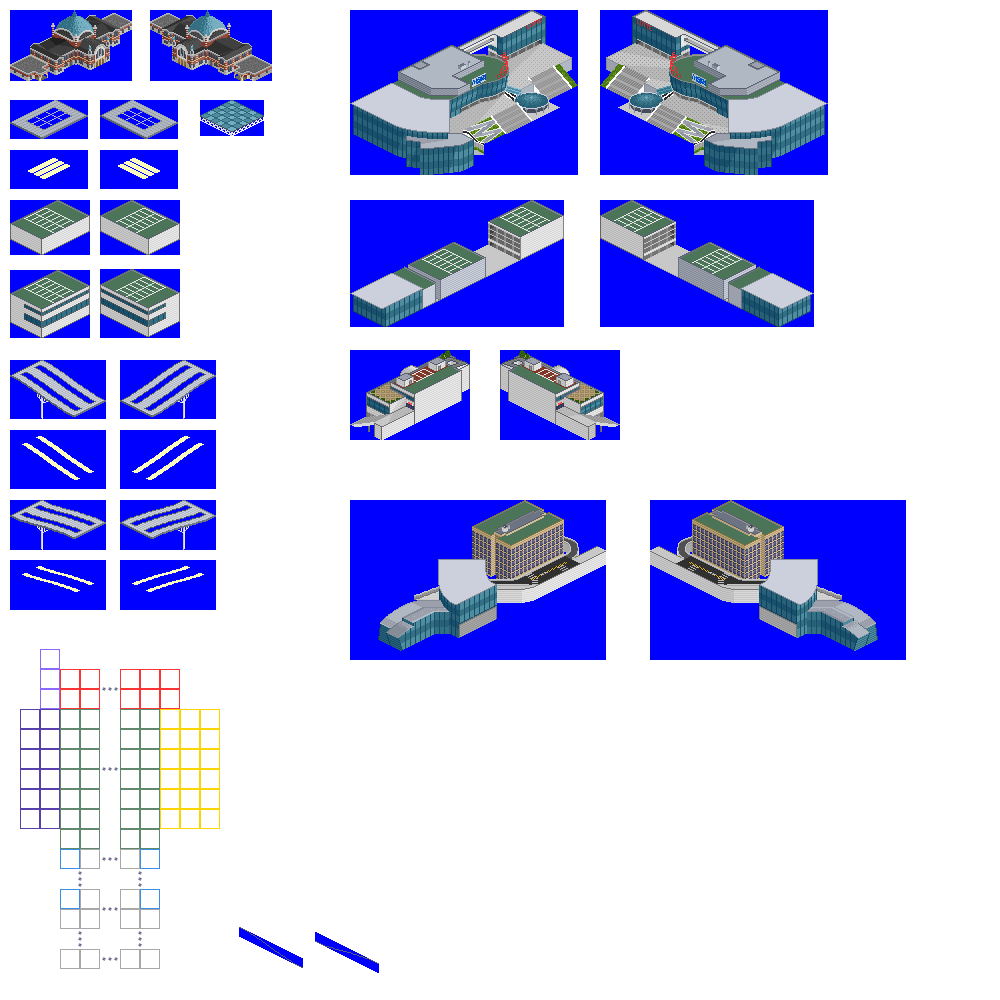
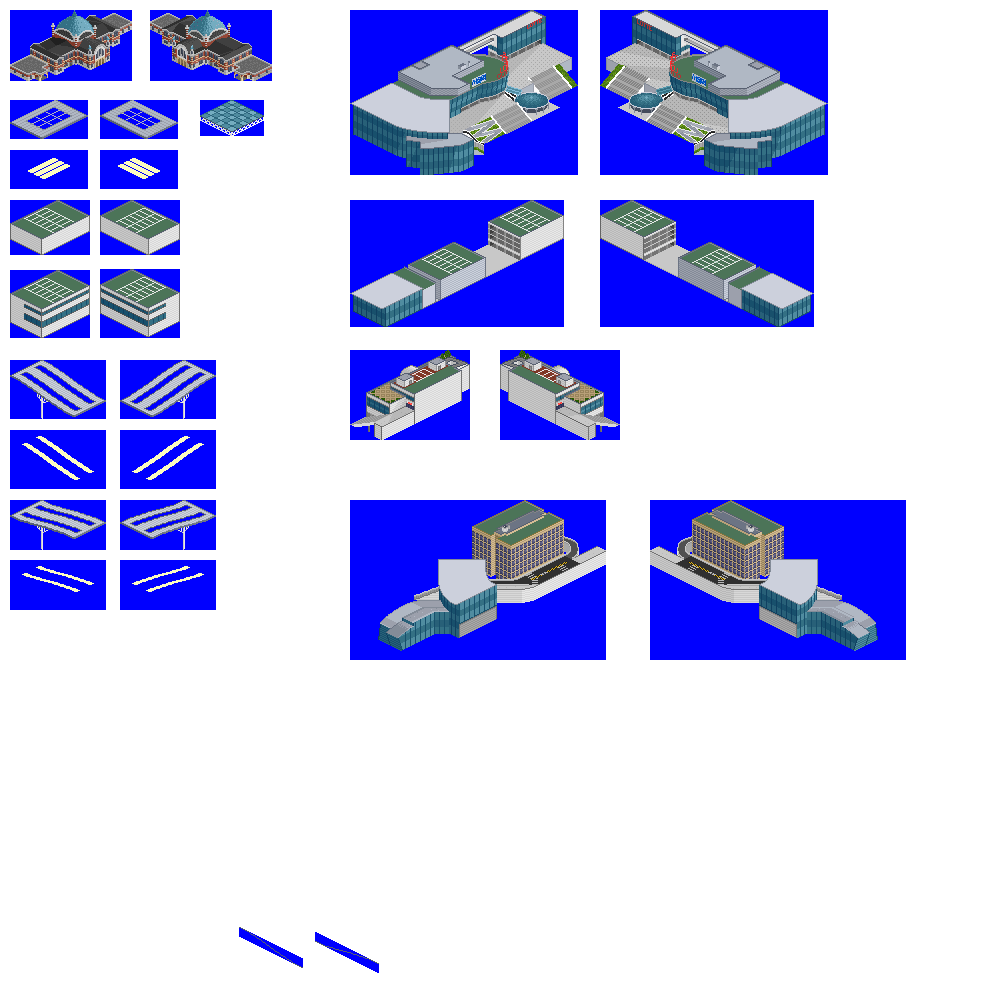
Before/after of a 1000 x 1000 layered artwork. What changed in the layer stack:
painted on "buildings" over (20, 649, 220, 969)
